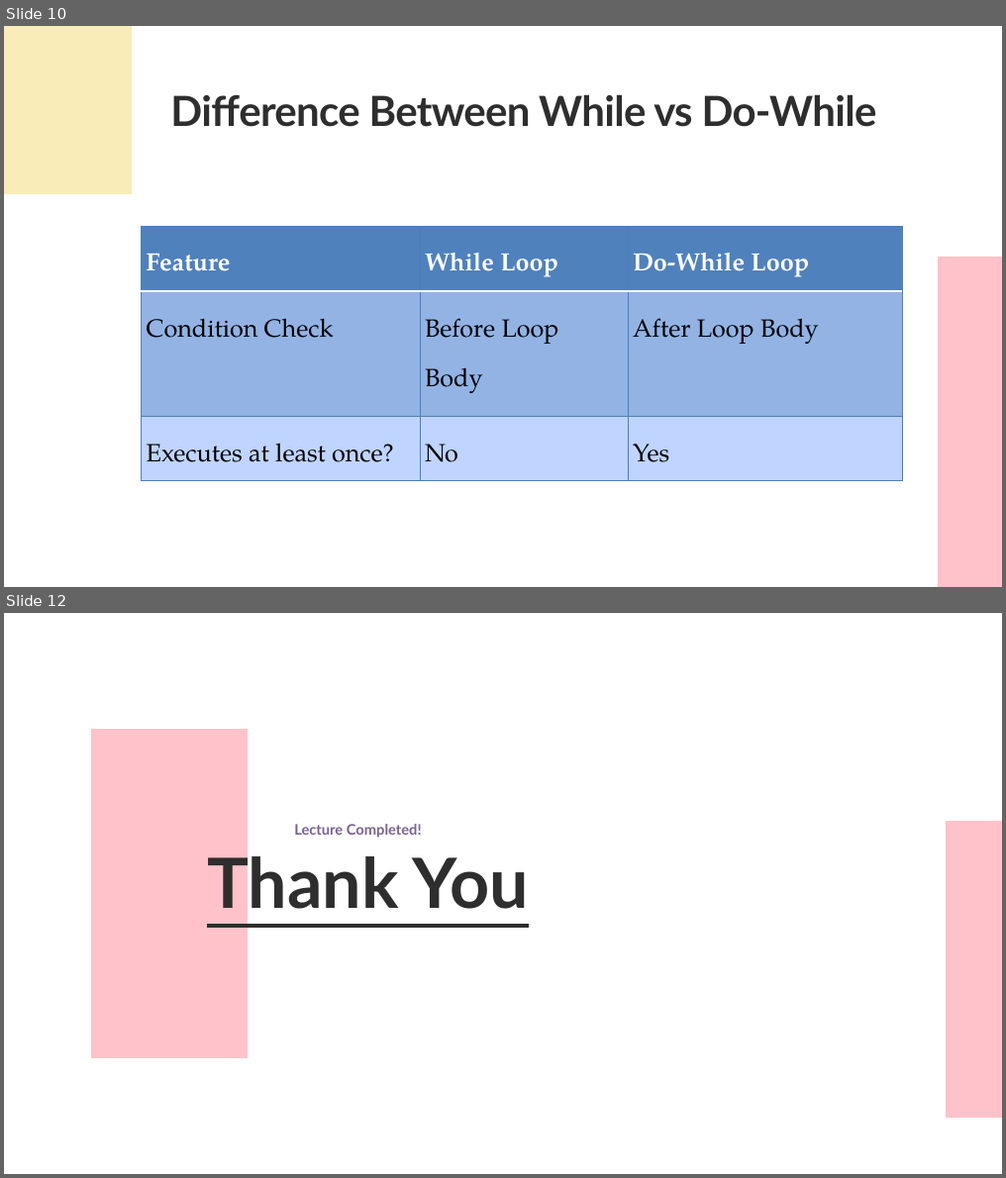
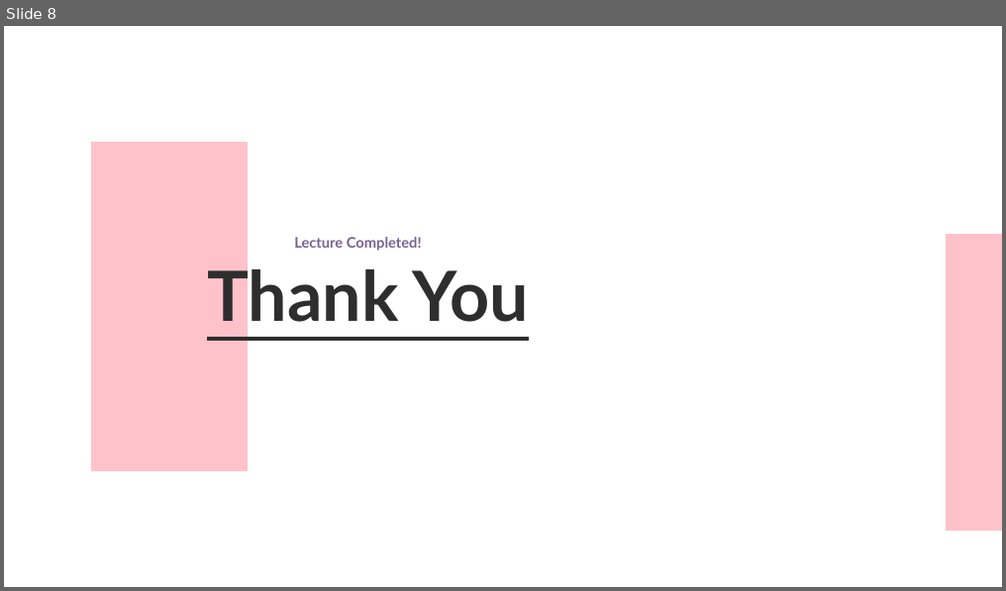
Before and after one commit to UKhayam/Programming-Fundamentals, a slide deck: PF-Lecture-5.pptx. Shown one above the other, each under a label of ours: slides 10 and 12 before the commit, slide 8 after it; the slides between them are not shown. The pictures are 1006x1178 and 1006x591 pixels, drawn with LibreOffice and Linux fonts; fonts in the diff are those of the drawing. Boxes give left, top, right and bottom in pixels: in the first picture for what was removed or moved away, otherwise in the second. Text is boxed around its words. In the diff, an @@ line names an element or a change of style, - is before the commit and + after.

```diff
--- a/PF-Lecture-5.pptx
+++ b/PF-Lecture-5.pptx
@@ slide 10 removed at bbox=[4, 26, 1002, 587], background #FFFFFF @@
@@ freeform shape removed at bbox=[4, 26, 132, 194] @@
@@ text removed at bbox=[170, 94, 877, 127] @@
-Difference Between While vs Do-While
@@ table removed at bbox=[142, 227, 902, 467], 3 rows, 3 columns @@
-Feature | While Loop | Do-While Loop
-Condition Check | Before Loop Body | After Loop Body
-Executes at least once? | No | Yes
@@ freeform shape removed at bbox=[938, 257, 1002, 587] @@
@@ what was slide 12 is now slide 8 @@
```
Also in this commit, not shown: 3 slides changed, 4 slides added, 7 other slides removed, 7 other files.
